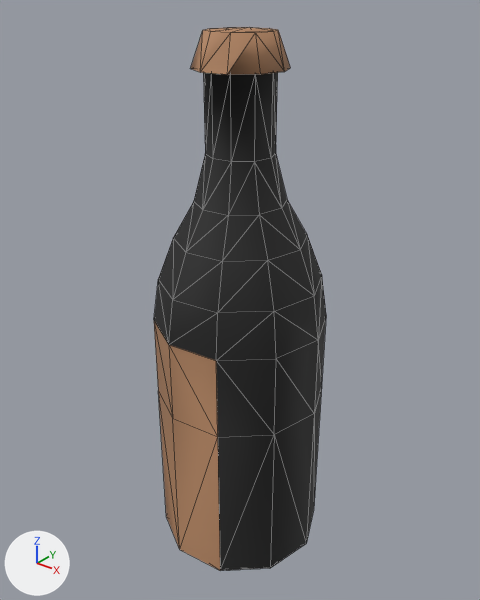
Before and after pictures for a commit that changed the glTF model styles/stick-man/assets/props/misc/bottle.glb.
Both versions are drawn from a 50 mm lens placed at (0.17, -0.213, 0.268), pointed at (-0.003, 0.003, 0.134). The lights are fixed; the arrows at lower left show +X, +Y and +Z. The first picture is the older version. Mesh edges are drawn as thin lines. Vertices at exactly the same position are counted once.

Objects in the first picture: 'bottle'.
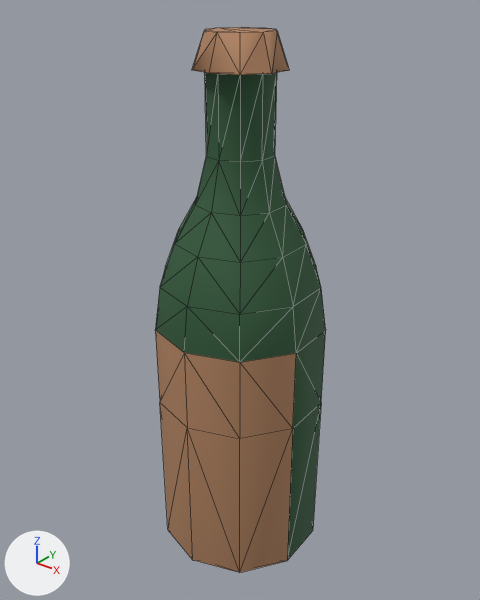
Pixel boxes [x1, y1, x2, y2] of what changed, in the pictures (480 x 600 px):
'bottle', recoloured, turned: before [154, 27, 326, 571]; after [155, 27, 326, 573]

The change in detail:
Material 'flat_s_0' (mat_flat_s_0) changes colour from black #1e1e1e to dark green #2e5838; in linear values from (0.013, 0.013, 0.013) to (0.0273, 0.0976, 0.0395).
me_prop is used by ob_bottle; location (0.0, 0.0, 0.0).
me_prop had 110 vertices, 216 faces and spanned x -0.04..0.04, y -0.039..0.039, z 0.0..0.25.
me_prop now has 110 vertices, 216 faces and spans x -0.038..0.038, y -0.04..0.04, z 0.0..0.25.
me_prop part 1: the whole mesh is turned 50 degrees about the z axis through its middle.
